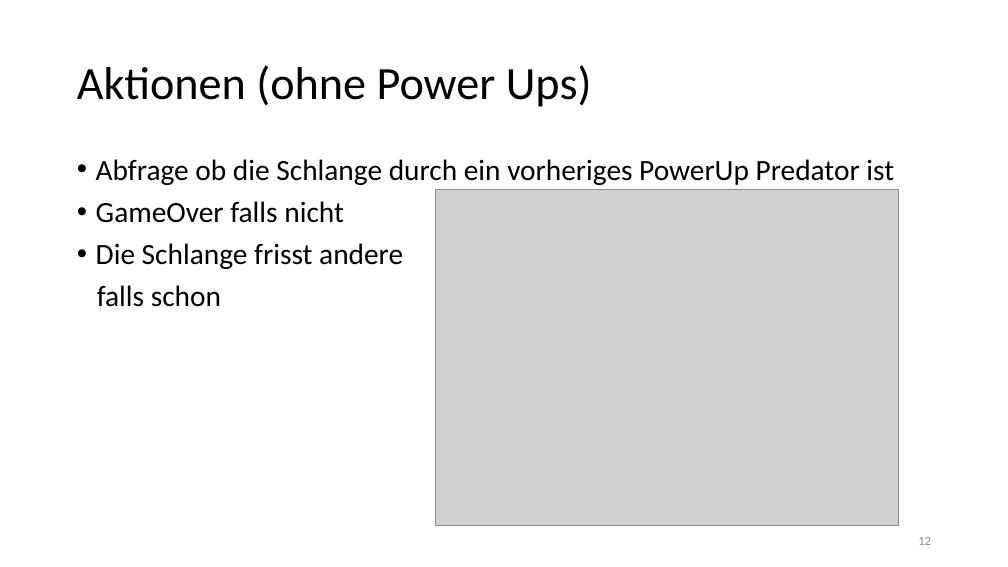
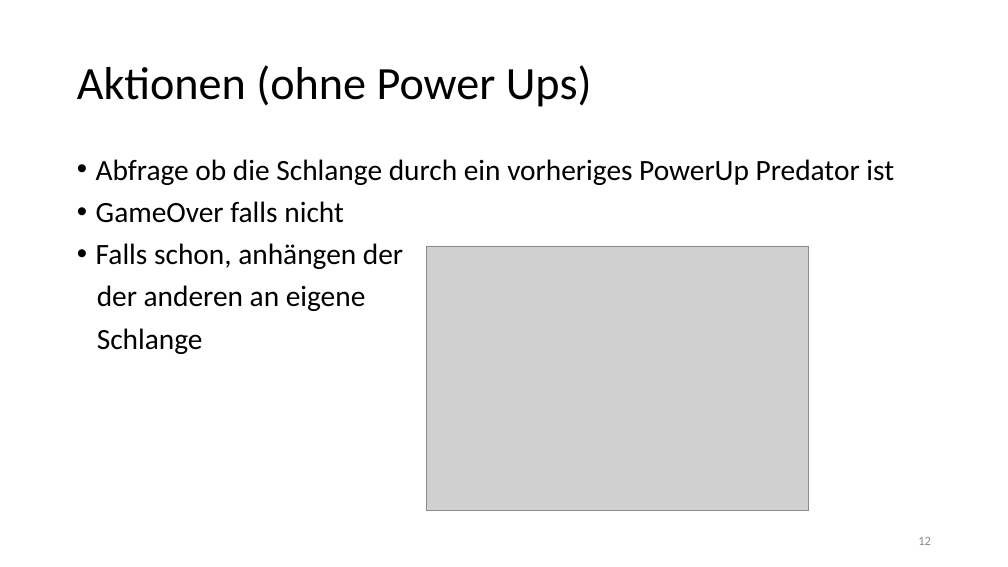
Before and after one commit to Bummelnderboris/Patterns_and_Frameworks, a slide deck: slide 12 of docs/00_Praesentation/PF_SnakeFX.pptx. Drawn at 1008x567 pixels with LibreOffice and Linux fonts; fonts in the diff are those of the drawing; grey boxes stand for pictures. Boxes give left, top, right and bottom in pixels: in the first picture for what was removed or moved away, otherwise in the second. Text is boxed around its words. In the diff, an @@ line names an element or a change of style, - is before the commit and + after.

```diff
--- a/docs/00_Praesentation/PF_SnakeFX.pptx
+++ b/docs/00_Praesentation/PF_SnakeFX.pptx
@@ text at bbox=[96, 243, 403, 354]: text changed @@
-• Die Schlange frisst andere
-falls schon
+• Falls schon, anhängen der
+der anderen an eigene
+Schlange
@@ picture: place and size @@
-picture at bbox=[436, 190, 899, 526]
+picture at bbox=[426, 246, 808, 510]
```
Also in this commit, not shown: 3 other slides changed, 3 other files.
